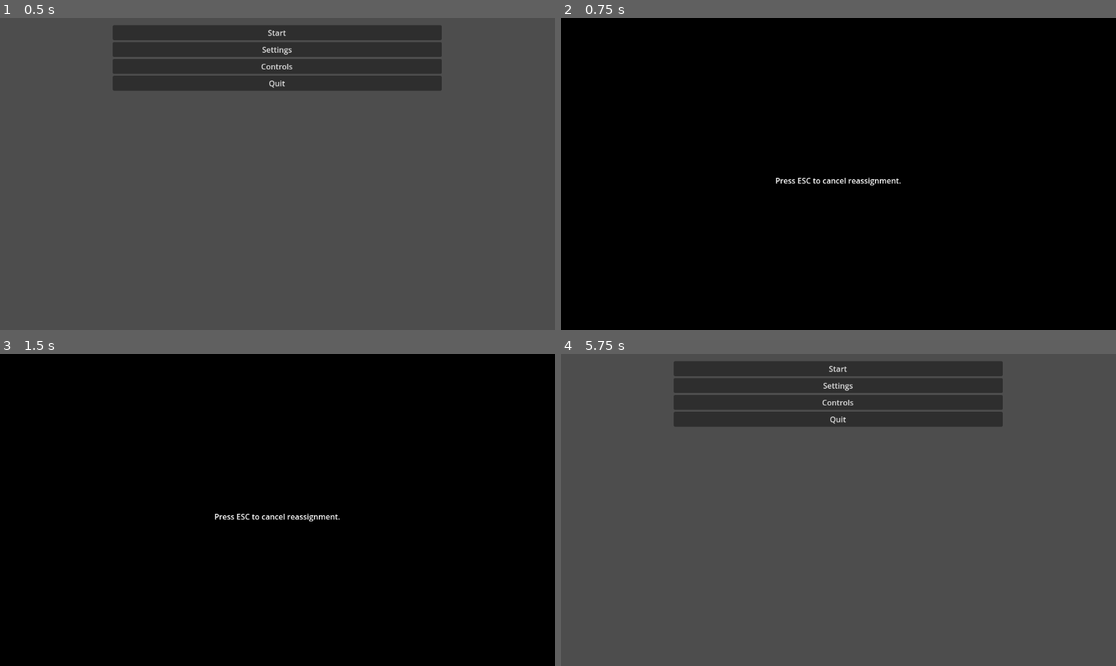
Above: before the commit, frames 1-4 (two rows, left to right).
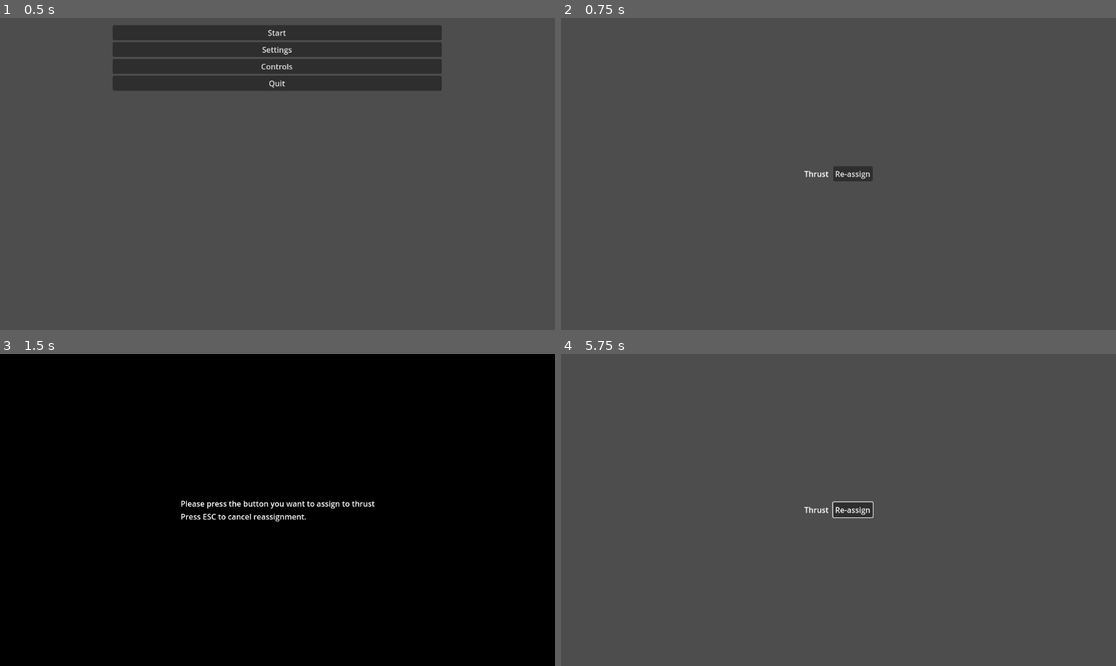
Above: after the commit, the same moments.

Repository: acidmath/DialIt
Game: Godot game, scene res://GameManager.tscn
Same seed, same stepped clock (60 frames per second), same inputs: the game is played once before the commit and once after it. Sound files missing from this copy of the repository are replaced by a short silence.
Inputs (mouse positions are in pixels of both pictures, inside the frame that each line leads up to):
- Up to frame 1 (0.5 s): no input
- Up to frame 2 (0.75 s): click "Controls" at 0.5 s
- Up to frame 3 (1.5 s): click "Re-assign" at 1.25 s
- Up to frame 4 (5.75 s): tap Enter at 2, 3.5, 5 s; move the mouse to (960, 494) at 2.02 s; hold W (thrust) 2.03-2.78 s; hold Mouse wheel up (ZoomIn) 2.03-2.78 s; tap Space at 2.75, 4.25 s; move the mouse to (727, 525) at 2.77 s; tap Mouse wheel down (ZoomOut) at 2.85 s; move the mouse to (894, 441) at 3.52 s; hold A (lRot) 3.53-4.28 s; hold W (thrust) 3.53-5.03 s; move the mouse to (810, 572) at 4.27 s; tap Right (rRot) at 4.35 s; move the mouse to (1005, 556) at 5.02 s; hold Mouse wheel up (ZoomIn) from 5.03 s (still down); tap Escape (esc) at 5.65 s

Frame 1 is identical in both runs. In frame 2, 100% of the frame differs, in the area x 0-100%, y 0-100%; in frame 3, 0.7%; in frame 4, 11%.

Commit message:
a little more

Diff:
--- a/input_mapping.gd
+++ b/input_mapping.gd
@@ -4,7 +4,7 @@
 var isReassigning : bool
 
 func _process(delta: float) -> void:
-	if Input.is_action_pressed("esc"):
+	if Input.is_action_just_released("esc"):
 		if isReassigning:
 			%InputReassignmentPanel.visible = false
 			isReassigning = false
@@ -14,6 +14,12 @@
 func return_to_main_menu():
 	get_tree().change_scene_to_file("res://start_menu.tscn")
 
+func show_reassignment_dialog(action : String):
+	if isReassigning:
+		pass
+	isReassigning = true
+	%InputReassignmentPanel.visible = true
+	%InputMappingInstructionsLabel.text = "Please press the button you want to assign to " + action
+
 func thrust_button_pressed():
-	pass
-	#showDialog("thrust")
+	show_reassignment_dialog("thrust")
--- a/input_mapping_menu.tscn
+++ b/input_mapping_menu.tscn
@@ -41,6 +41,7 @@
 
 [node name="InputReassignmentPanel" type="Panel" parent="."]
 unique_name_in_owner = true
+visible = false
 layout_mode = 1
 anchors_preset = 15
 anchor_right = 1.0
@@ -74,3 +75,5 @@
 [node name="EscLabel" type="Label" parent="InputReassignmentPanel/CenterContainer/VBoxContainer"]
 layout_mode = 2
 text = "Press ESC to cancel reassignment."
+
+[connection signal="pressed" from="CenterContainer/VBoxContainer/ThrustInput/ThrustButton" to="." method="thrust_button_pressed"]
